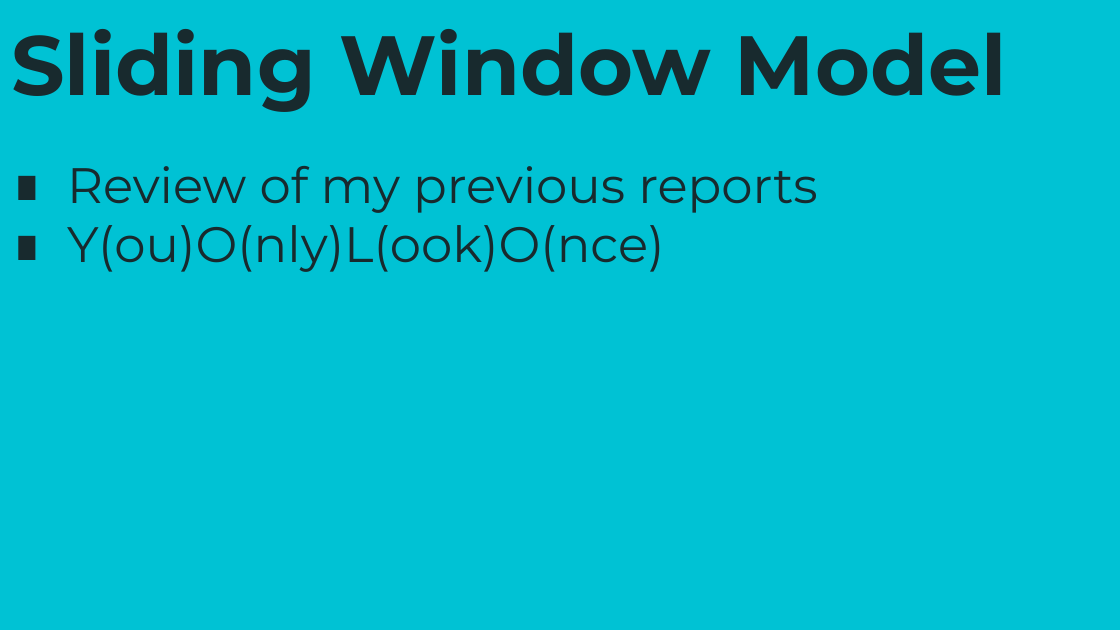
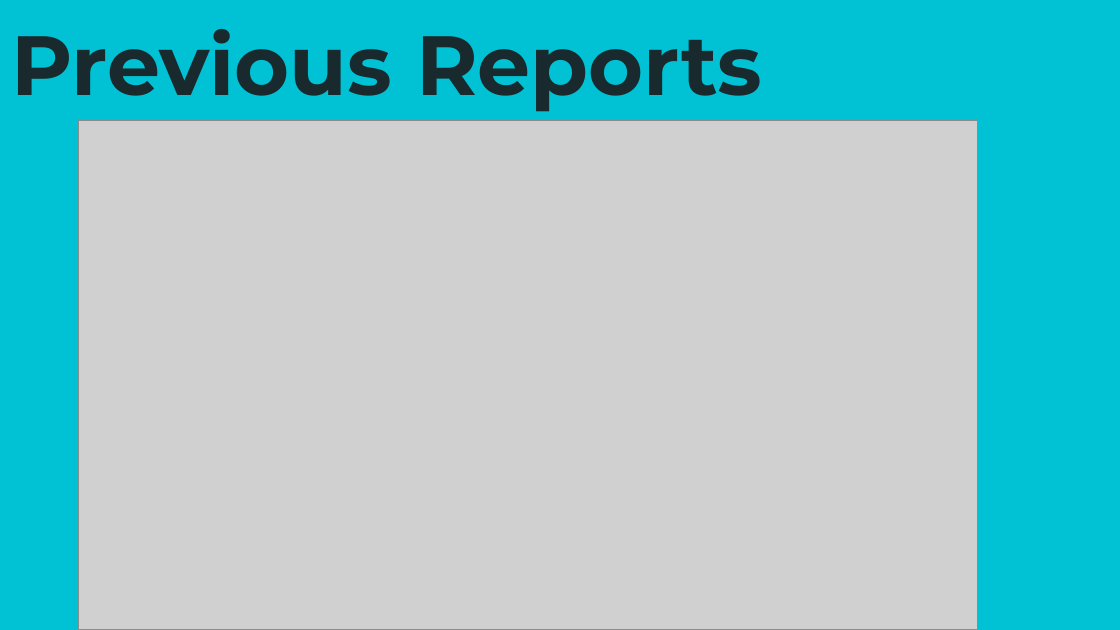
Before and after one commit to kuaitoukid/group-report, a slide deck: slide 4 of ObjectDetection.pptx (slide 3 before the commit). Drawn at 1120x630 pixels with LibreOffice and Linux fonts; fonts in the diff are those of the drawing; grey boxes stand for pictures; background and template pictures are left out. Boxes give left, top, right and bottom in pixels: in the first picture for what was removed or moved away, otherwise in the second. Text is boxed around its words. In the diff, an @@ line names an element or a change of style, - is before the commit and + after.

```diff
--- a/ObjectDetection.pptx
+++ b/ObjectDetection.pptx
@@ title at [11, 29, 762, 112]: text changed @@
-Sliding Window Model
+Previous Reports
@@ picture added at [78, 121, 978, 630] @@
@@ subtitle removed at [67, 166, 818, 272] @@
-∎ Review of my previous reports
-∎ Y(ou)O(nly)L(ook)O(nce)
```
Also in this commit, not shown: 2 other slides changed, 15 slides added, 2 slides removed.
